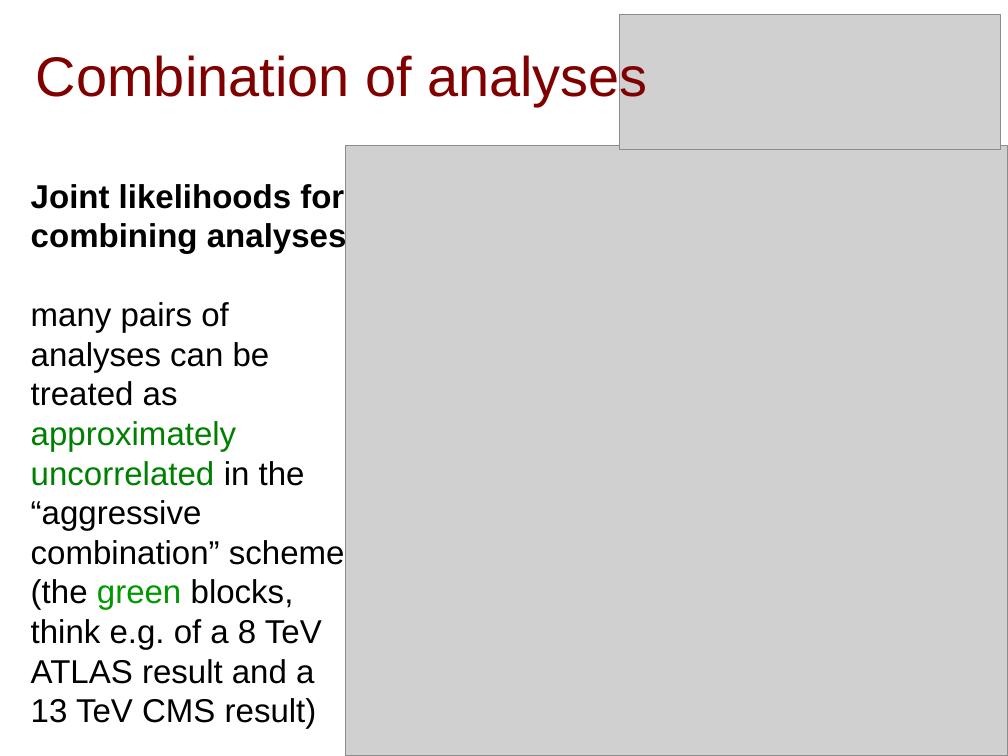
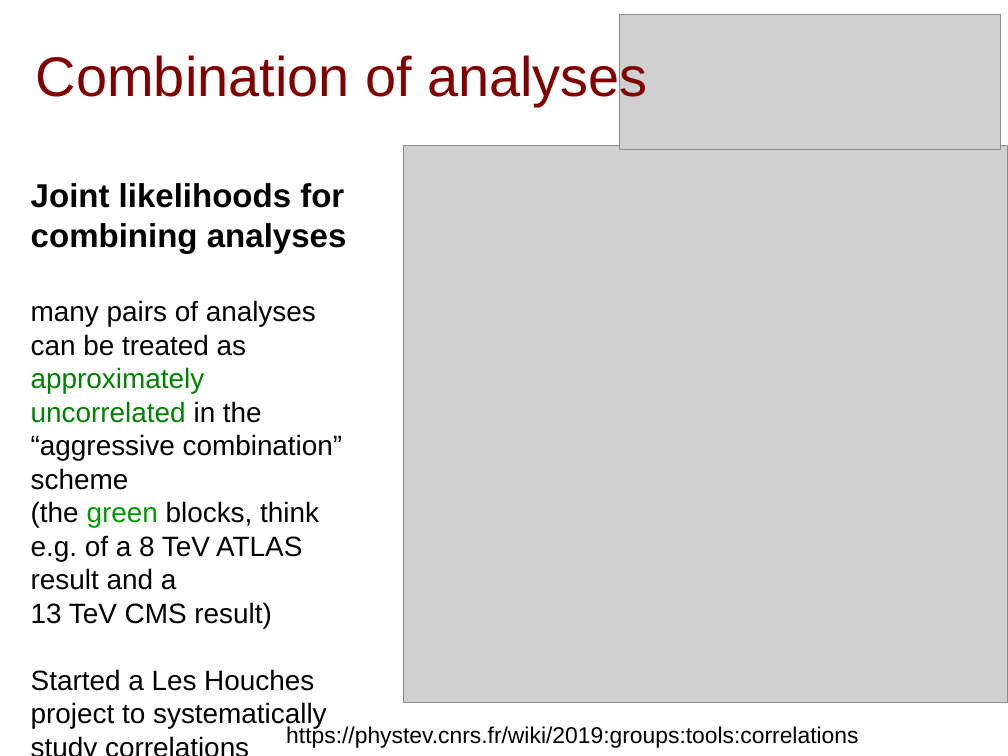
Before and after one commit to SModelS/smodels-utils, a slide deck: slide 11 of combinations/amb.odp. Drawn at 1008x756 pixels with LibreOffice and Linux fonts; fonts in the diff are those of the drawing; grey boxes stand for pictures. Boxes give left, top, right and bottom in pixels: in the first picture for what was removed or moved away, otherwise in the second. Text is boxed around its words. In the diff, an @@ line names an element or a change of style, - is before the commit and + after.

Commit message:
added les houches project

```diff
--- a/combinations/amb.odp
+++ b/combinations/amb.odp
@@ picture: place and size @@
-picture at [346, 145, 1008, 756]
+picture at [403, 145, 1008, 703]
@@ text at [31, 300, 343, 628]: size 26 to 22 pt in "many pairs of analyses can be treated ...", "“aggressive combination” scheme", "(the green blocks, think e.g. of a ...", "13 TeV CMS result)" @@
@@ text at [31, 669, 327, 728]: paragraphs added @@
+Started a Les Houches
+project to systematically study correlations between analyses:
@@ text added at [286, 725, 858, 748], 18 pt, text #000000 @@
+https://phystev.cnrs.fr/wiki/2019:groups:tools:correlations
```
Also in this commit, not shown: 3 other slides changed.
